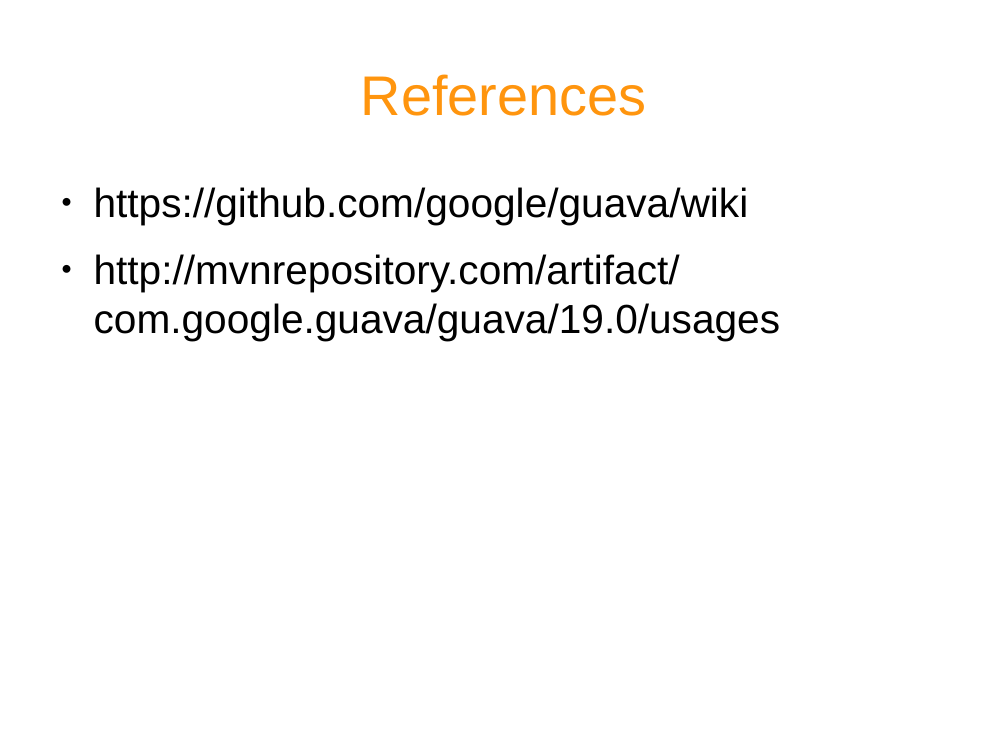
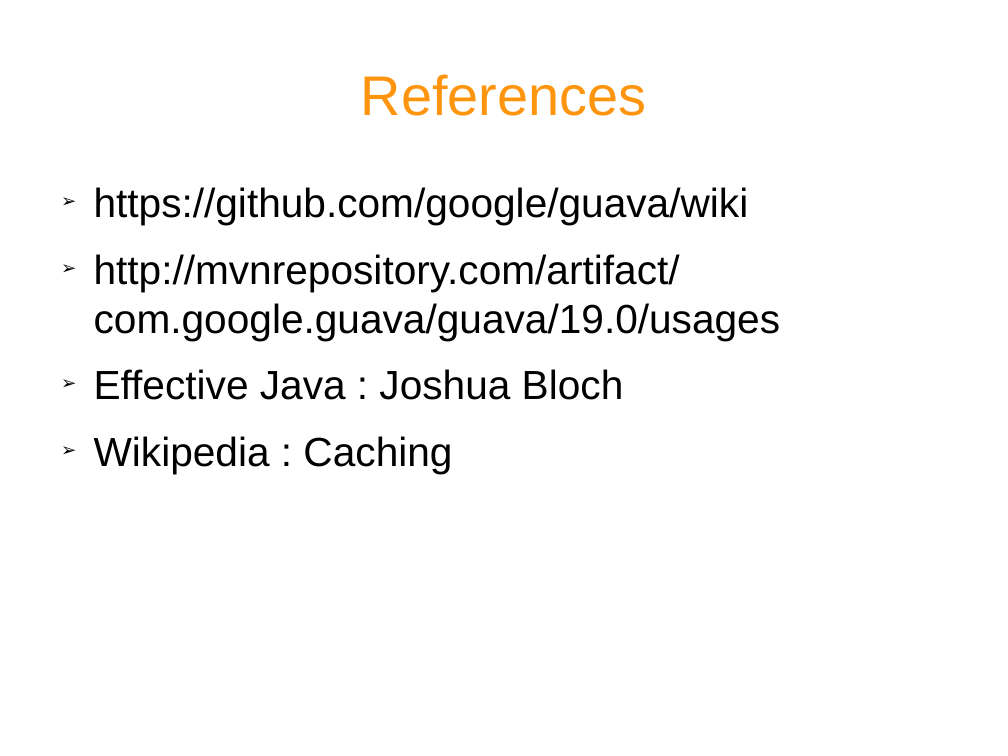
Before and after one commit to rohitvvv/published-papers, a slide deck: slide 33 of Gauva.odp (slide 23 before the commit). Drawn at 1008x756 pixels with LibreOffice and Linux fonts; fonts in the diff are those of the drawing. Boxes give left, top, right and bottom in pixels: in the first picture for what was removed or moved away, otherwise in the second. Text is boxed around its words. In the diff, an @@ line names an element or a change of style, - is before the commit and + after.

Commit message:
Updating the presentation

```diff
--- a/Gauva.odp
+++ b/Gauva.odp
@@ text at [94,369,624,474]: paragraphs added @@
+➢ Effective Java : Joshua Bloch
+➢ Wikipedia : Caching
```
Also in this commit, not shown: 6 other slides changed, 11 slides added, 1 slide removed.
